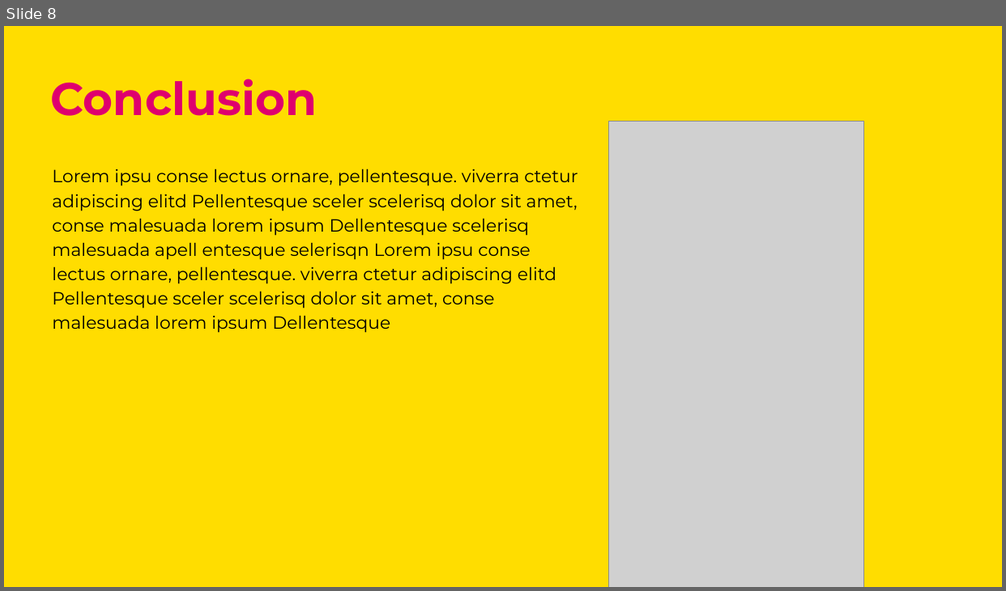
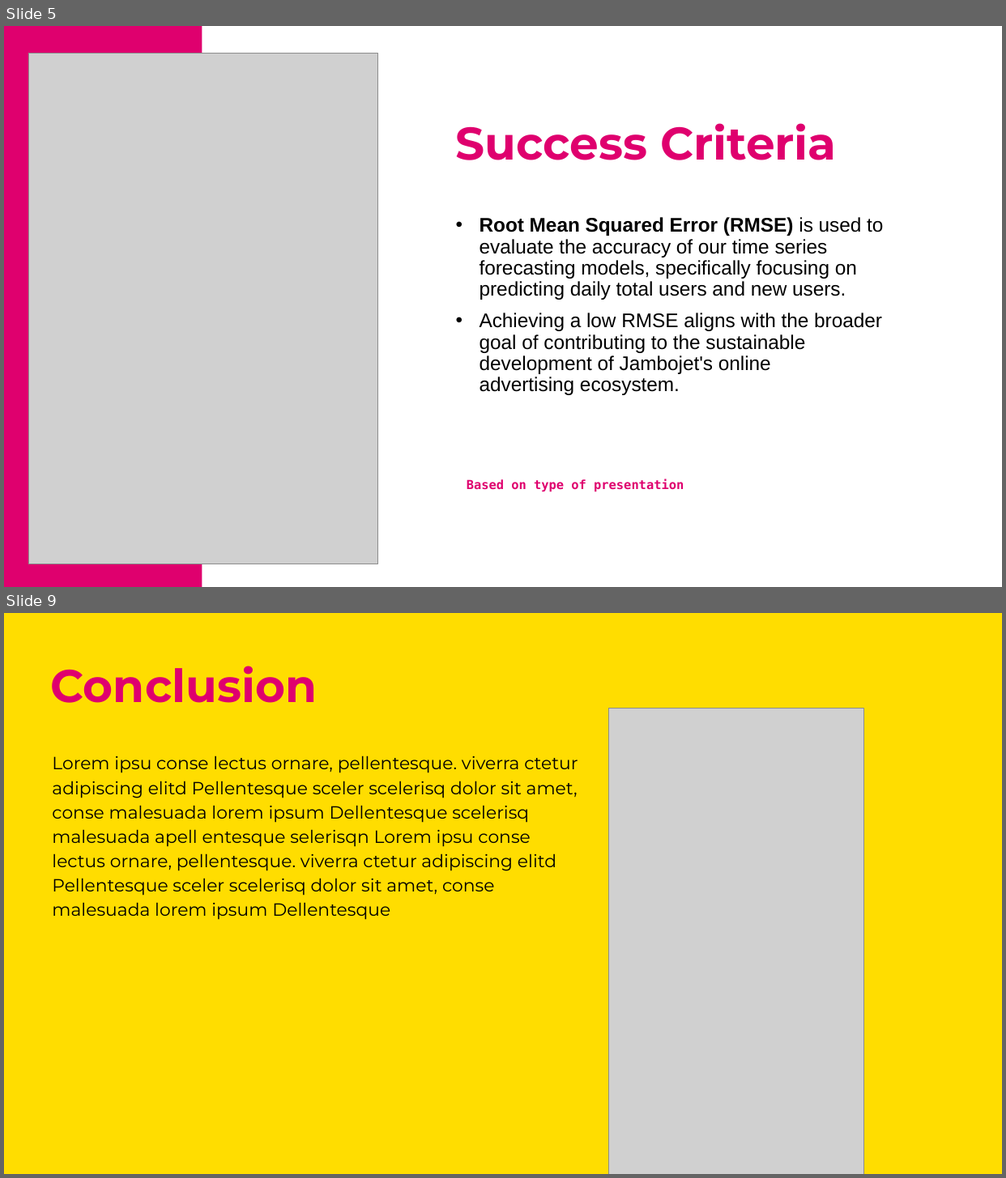
Before and after one commit to Mwenda-Mugambi/Web_Ad_campaign_optimization, a slide deck: Presentation Template.pptx. Shown one above the other, each under a label of ours: slide 8 before the commit, slides 5 and 9 after it; the slides between them are not shown. The pictures are 1006x591 and 1006x1178 pixels, drawn with LibreOffice and Linux fonts; fonts in the diff are those of the drawing; grey boxes stand for pictures. Boxes give left, top, right and bottom in pixels: in the first picture for what was removed or moved away, otherwise in the second. Text is boxed around its words. In the diff, an @@ line names an element or a change of style, - is before the commit and + after.

```diff
--- a/Presentation Template.pptx
+++ b/Presentation Template.pptx
@@ slide 5 added at (x1=4, y1=26, x2=1002, y2=587), background #FFFFFF @@
@@ rectangle added at (x1=4, y1=26, x2=202, y2=587), fill #DF006E @@
@@ picture added at (x1=28, y1=54, x2=378, y2=565) @@
@@ text added at (x1=456, y1=123, x2=837, y2=160), 44 pt, text #DF006E, bold @@
+Success Criteria
@@ text added at (x1=479, y1=217, x2=883, y2=395), 19 pt, text #000000 @@
+• Root Mean Squared Error (RMSE) is used to evaluate the accuracy of our time series forecasting models, specifically focusing on predicting daily total users and new users.
+• Achieving a low RMSE aligns with the broader goal of contributing to the sustainable development of Jambojet's online advertising ecosystem.
@@ text added at (x1=467, y1=479, x2=684, y2=493), 12 pt, text #DF006E, bold @@
+Based on type of presentation
@@ what was slide 8 is now slide 9 @@
```
Also in this commit, not shown: 1 slide changed, 5 other slides added, 5 slides removed, 4 other files.
